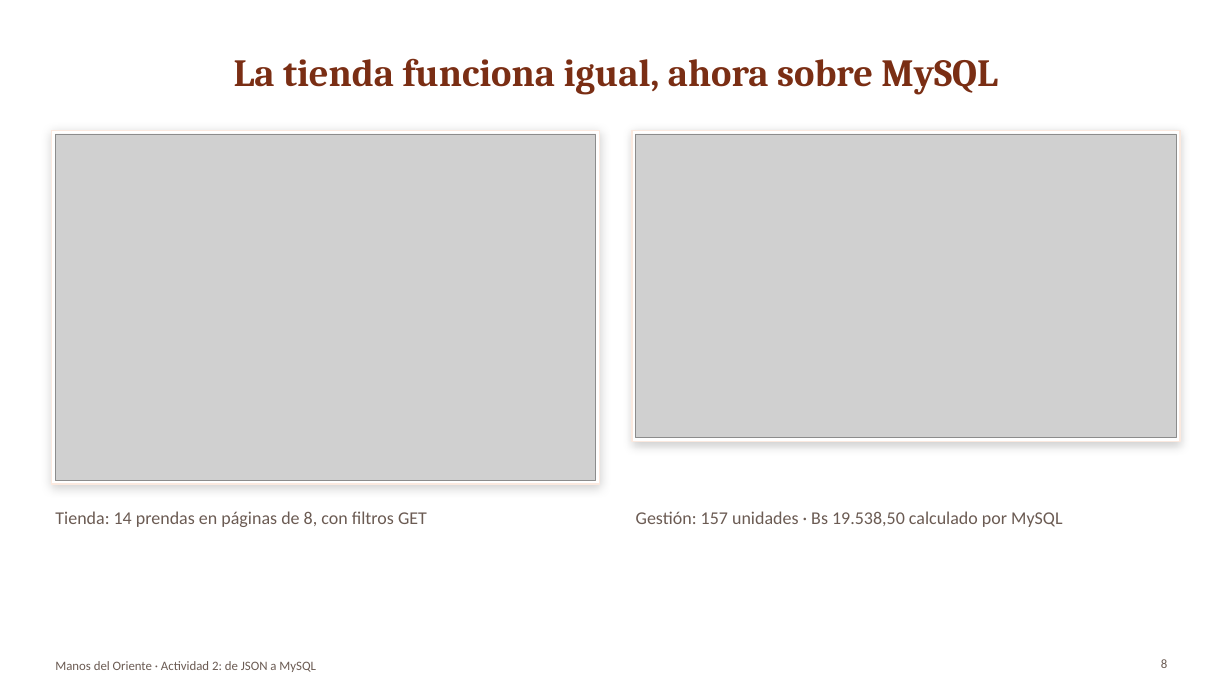
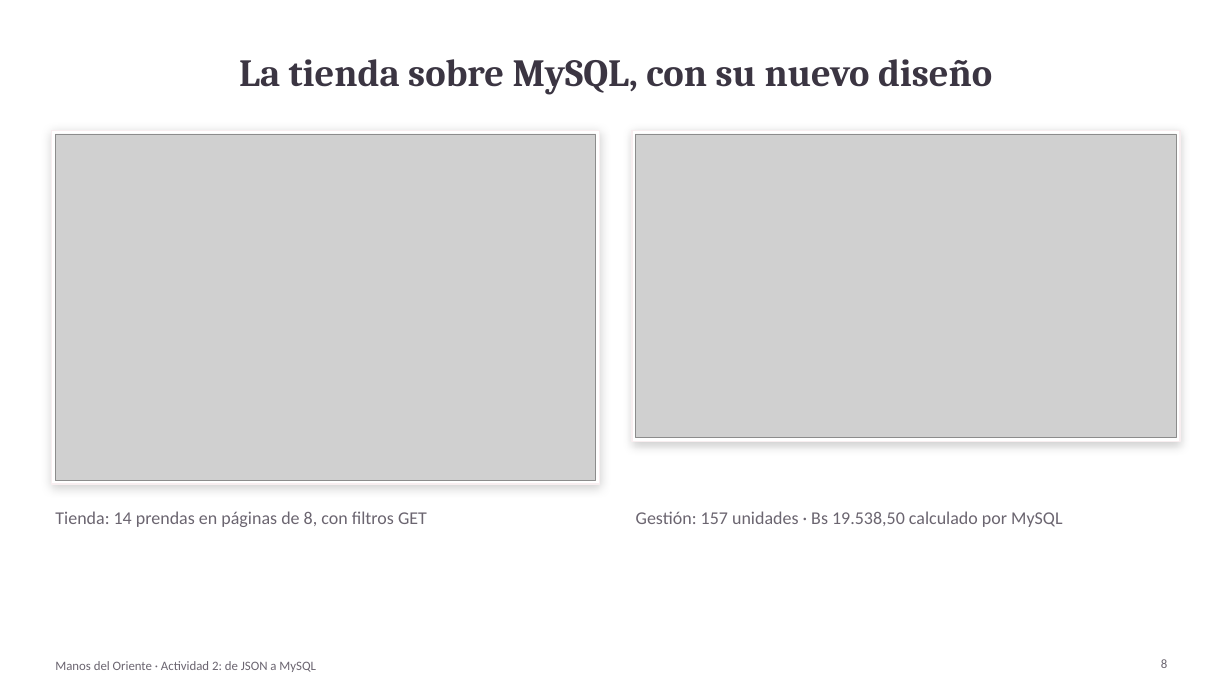
Before and after one commit to TecnologiaWeb2/Tecnologiaweb2, a slide deck: slide 8 of docs/actividad-02/Presentacion_Actividad02.pptx. Drawn at 1232x693 pixels with LibreOffice and Linux fonts; fonts in the diff are those of the drawing; grey boxes stand for pictures. Boxes give left, top, right and bottom in pixels: in the first picture for what was removed or moved away, otherwise in the second. Text is boxed around its words. In the diff, an @@ line names an element or a change of style, - is before the commit and + after.

```diff
--- a/docs/actividad-02/Presentacion_Actividad02.pptx
+++ b/docs/actividad-02/Presentacion_Actividad02.pptx
@@ title at (239,59,992,95): text changed; text colour #7A2E14 to #3B3542 @@
-La tienda funciona igual, ahora sobre MySQL
+La tienda sobre MySQL, con su nuevo diseño
@@ rectangle at (52,130,600,484): outline #FBE9DF 1 pt to #F8EEF0 1 pt @@
@@ rectangle at (632,130,1180,442): outline #FBE9DF 1 pt to #F8EEF0 1 pt @@
@@ text colour #6B5B53 to #6B6570 in 4 elements at (55,511,427,527), (636,511,1062,527), (1161,659,1167,668), (55,661,316,672) @@
```
Also in this commit, not shown: 12 other slides changed, 1 slide added, 12 other files.
